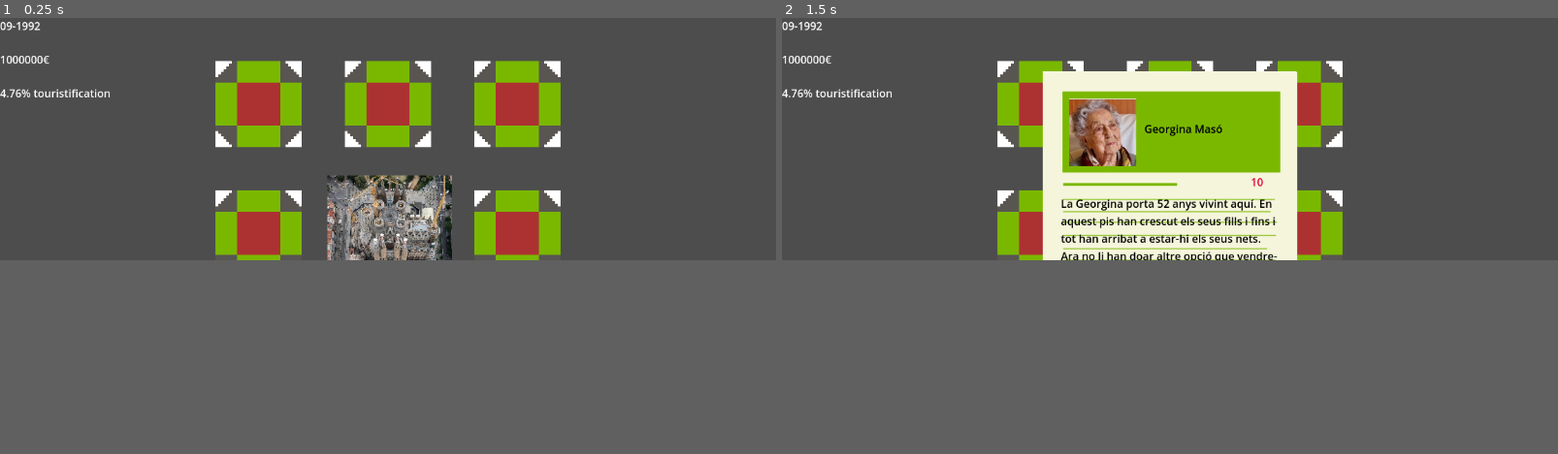
Above: before the commit, frames 1-2 (left to right).
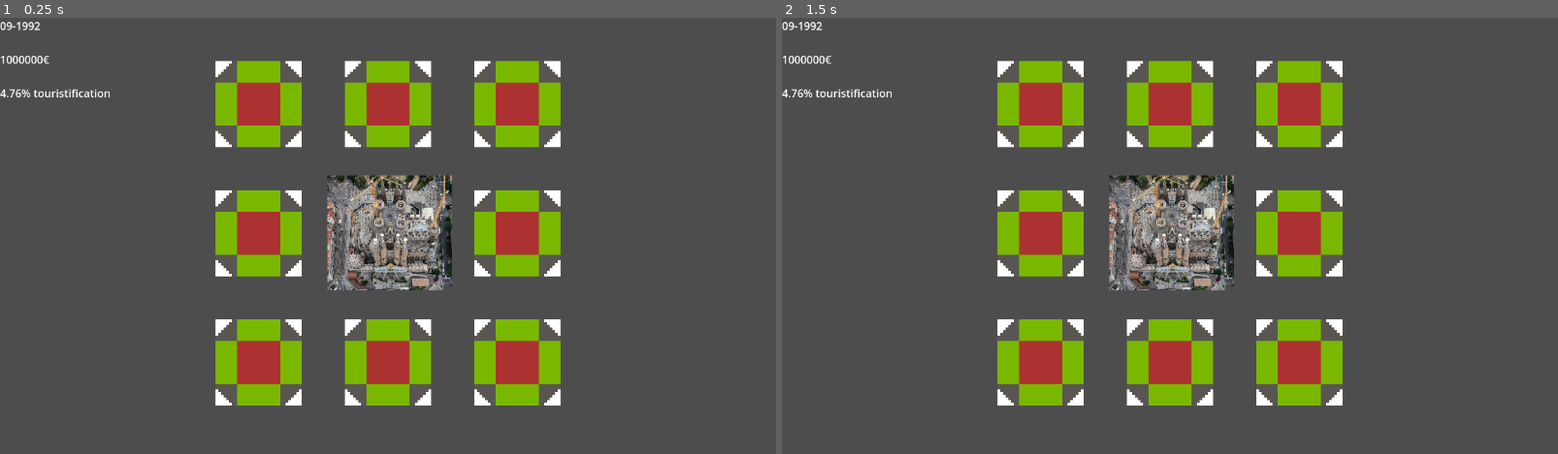
Above: after the commit, the same moments.

Repository: Kojithecat/FuckCapitalismJAM
Game: Godot game, scene res://Scenes/game.tscn
Two runs of this game, one before a commit and one after it. Both use one fixed random seed, a clock stepped at 60 frames per second and the inputs below.
Inputs (mouse positions are in pixels of both pictures, inside the frame that each line leads up to):
- Up to frame 1 (0.25 s): no input
- Up to frame 2 (1.5 s): click (1076, 105) at 0.52 s; click (1076, 105) at 1.27 s
The window is 800x250 before the commit and 800x450 after it. Grey fills any space a smaller window leaves; there, only what the larger window draws over its background counts as a difference.

The runs differ from the first frame. In frame 1, 7.0% of the frame differs, in the area x 27-73%, y 55-89%; in frame 2, 20%, in the area x 27-73%, y 12-89%.

Commit message:
Fix file path reading

Diff:
--- a/project.godot
+++ b/project.godot
@@ -17,7 +17,6 @@
 
 [display]
 
-window/size/viewport_height=360
 window/stretch/mode="viewport"
 window/stretch/scale_mode="integer"
 
